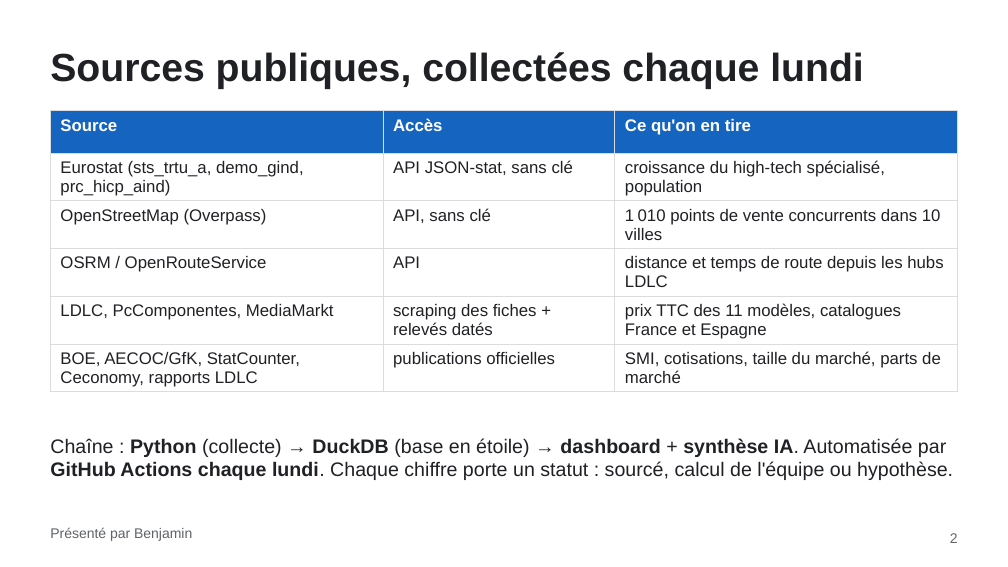
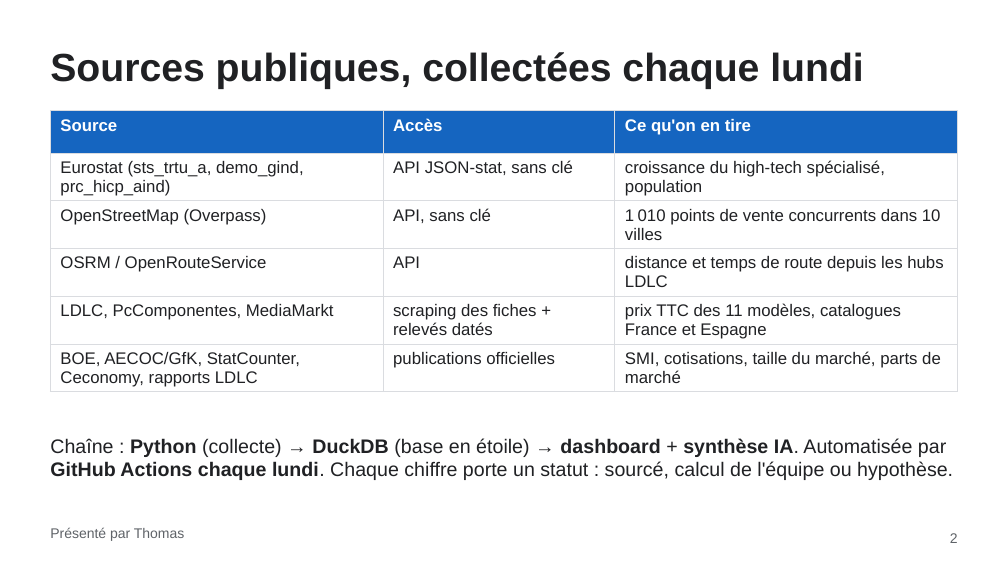
Before and after one commit to Chab-algo/LDLC-data, a slide deck: slide 2 of slides/LDLC_Espagne_Comex.pptx. Drawn at 1008x567 pixels with LibreOffice and Linux fonts; fonts in the diff are those of the drawing. Boxes give left, top, right and bottom in pixels: in the first picture for what was removed or moved away, otherwise in the second. Text is boxed around its words. In the diff, an @@ line names an element or a change of style, - is before the commit and + after.

Commit message:
Oral : Thomas et Benjamin échangent leurs rôles

```diff
--- a/slides/LDLC_Espagne_Comex.pptx
+++ b/slides/LDLC_Espagne_Comex.pptx
@@ text at [50, 527, 184, 541]: text changed @@
-Présenté par Benjamin
+Présenté par Thomas
```
Also in this commit, not shown: 5 other slides changed, 3 other files.
